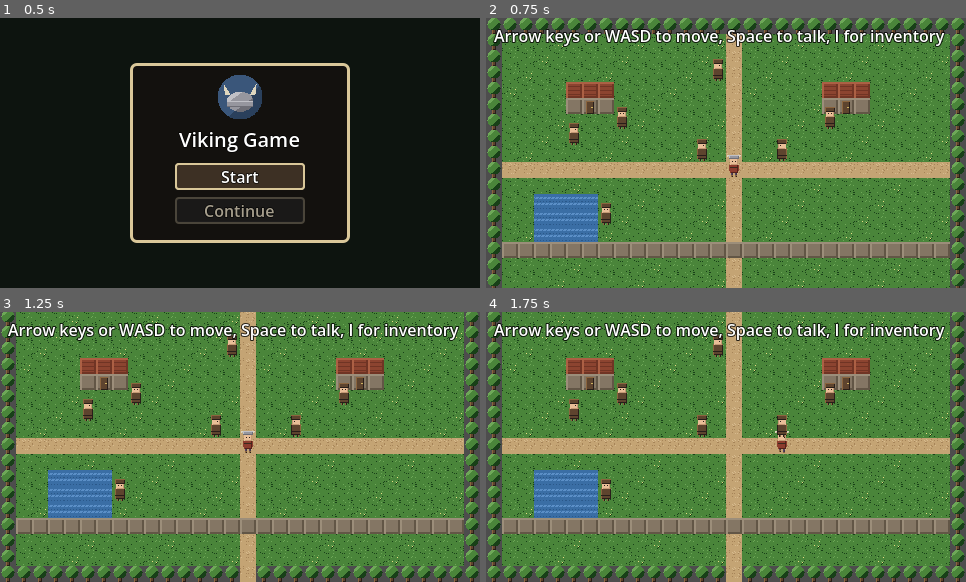
Above: before the commit, frames 1-4 (two rows, left to right).
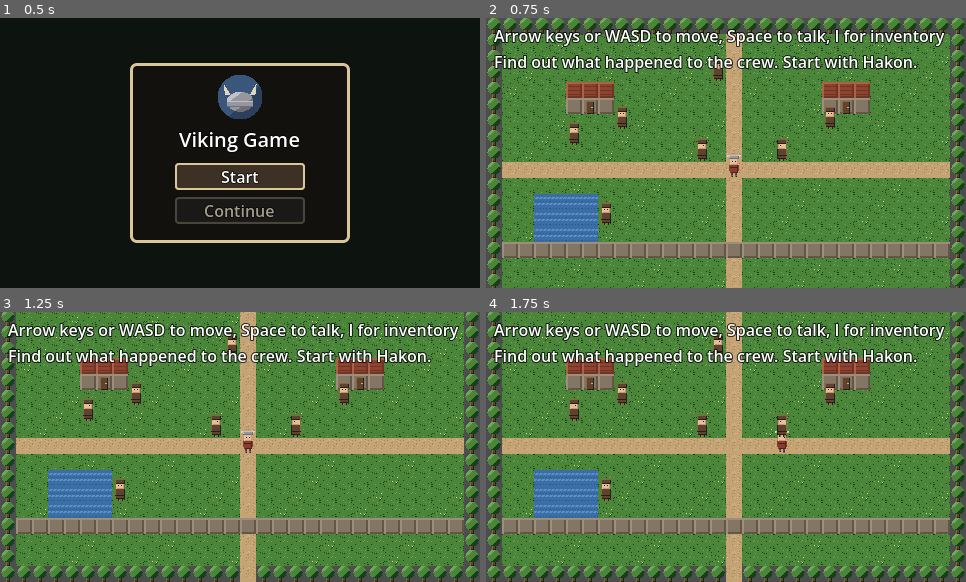
Above: after the commit, the same moments.

Repository: AtlasInMind/viking-game
Game: Godot game, scene res://scenes/title_screen.tscn
The game is run twice, just before and just after one commit, with the same random seed, the same clock (stepped at 60 frames per second) and the same inputs.
Inputs:
- Up to frame 1 (0.5 s): no input
- Up to frame 2 (0.75 s): click "Start" at 0.5 s
- Up to frame 3 (1.25 s): no input
- Up to frame 4 (1.75 s): tap Enter at 1.25 s; hold Right from 1.28 s (still down); hold Enter from 1.28 s (still down); tap Space at 1.52 s

Frame 1 is identical in both runs. In frame 2, 3.0% of the frame differs, in the area x 1-90%, y 13-21%; in frame 3, 3.0%; in frame 4, 3.0%.

Commit message:
Wire the main quest thread end-to-end (issue #21)
Turns issues #17-#20's independently-built systems into one played
experience: talk to Hakon in the village (he points to Gunnar) ->
water_npc now only offers the rusted_key past the #18 gate once you've
met Hakon, giving it a real narrative reason instead of being an
unmotivated freebie -> cross to the ship (#19) -> talk to Gunnar ->
a second instance of the #10 "hold still" challenge-layer encounter
(reused as-is, reframed as a memory fragment) on the deck -> return to
Hakon for Act 1's resolution beat.

New game/scripts/quest_flags.gd (QuestFlags) holds the flag names
main.gd and ship.gd both need - the first flags in this project shared
across more than one scene script. A dynamic trailing line on the
existing controls Hint label gives the player minimal in-fiction
guidance at each stage, computed identically in both scenes.

The placeholder_charm/placeholder_stone items and cairn subplot from
#17/#18 are deliberately left untouched as optional village texture,
not folded into the main thread - see docs/DECISIONS.md for why, and
issue #22 for where that belongs instead.

An independent review found no correctness bugs; applied its two
findings: removed an unused ENCOUNTER_SCENE preload in ship.gd, and
documented (rather than silently leaving implicit) that the ship's
memory encounter is deliberately ungated on having talked to Gunnar
first - purely spatial, matching the existing cairn encounter's own
precedent, since Act 1 is exploratory rather than a fixed order.

Verified end-to-end in a real exported web build: the full sequence
playable start to finish, hint text updates correctly at every stage,
and progress persists correctly across a real page reload mid-quest
(tested right after the ship encounter succeeds, before reporting back).

Co-Authored-By: Claude Sonnet 5 <noreply@anthropic.com>
Claude-Session: https://claude.ai/code/session_014qgPGoKn3nZmKBvgbYEBQp

Diff:
--- a/game/scenes/main.tscn
+++ b/game/scenes/main.tscn
@@ -33,11 +33,12 @@
 [node name="Hint" type="Label" parent="UI"]
 offset_left = 8.0
 offset_top = 6.0
-offset_right = 320.0
-offset_bottom = 26.0
+offset_right = 460.0
+offset_bottom = 46.0
 theme_override_colors/font_color = Color(1, 1, 1, 1)
 theme_override_colors/font_outline_color = Color(0, 0, 0, 0.8)
 theme_override_constants/outline_size = 4
+autowrap_mode = 2
 text = "Arrow keys or WASD to move, Space to talk, I for inventory"
 
 [node name="DialogueBox" type="Panel" parent="UI"]
--- a/game/scenes/ship.tscn
+++ b/game/scenes/ship.tscn
@@ -1,10 +1,11 @@
-[gd_scene load_steps=7 format=3]
+[gd_scene load_steps=8 format=3]
 
 [ext_resource type="Script" path="res://scripts/ship.gd" id="1_ship"]
 [ext_resource type="PackedScene" path="res://scenes/player.tscn" id="2_player"]
 [ext_resource type="Script" path="res://scripts/inventory_ui.gd" id="3_inventory"]
 [ext_resource type="Script" path="res://scripts/dialogue_box.gd" id="4_dialogue"]
 [ext_resource type="AudioStream" path="res://assets/audio/sfx/dialogue_open.wav" id="5_dialogue_open_sfx"]
+[ext_resource type="PackedScene" path="res://scenes/cairn_encounter.tscn" id="6_memory_encounter"]
 
 [sub_resource type="StyleBoxFlat" id="StyleBoxFlat_inventory"]
 bg_color = Color(0.078, 0.067, 0.055, 0.94)
@@ -25,16 +26,19 @@
 
 [node name="Player" parent="." instance=ExtResource("2_player")]
 
+[node name="MemoryEncounter" parent="." instance=ExtResource("6_memory_encounter")]
+
 [node name="UI" type="CanvasLayer" parent="."]
 
 [node name="Hint" type="Label" parent="UI"]
 offset_left = 8.0
 offset_top = 6.0
-offset_right = 320.0
-offset_bottom = 26.0
+offset_right = 460.0
+offset_bottom = 46.0
 theme_override_colors/font_color = Color(1, 1, 1, 1)
 theme_override_colors/font_outline_color = Color(0, 0, 0, 0.8)
 theme_override_constants/outline_size = 4
+autowrap_mode = 2
 text = "Arrow keys or WASD to move, Space to talk, I for inventory"
 
 [node name="DialogueBox" type="Panel" parent="UI"]
--- a/game/scripts/main.gd
+++ b/game/scripts/main.gd
@@ -42,10 +42,6 @@
 ## water NPC's dialogue - a flag changing behavior somewhere else entirely,
 ## not just an NPC remembering its own conversation.
 const FLAG_ASKED_ABOUT_CAIRN := "asked_about_cairn"
-
-## Set the first time the player talks to Hakon (issue #20) - Thora's line
-## reacts to it the same cross-NPC way FLAG_ASKED_ABOUT_CAIRN already does.
-const FLAG_MET_HAKON := "met_hakon"
 
 ## Act 1's cast (issue #20, see docs/WORLD_BIBLE.md "One Man Remains") -
 ## placed where each person's presence actually makes sense, not just
@@ -56,21 +52,28 @@
 ## wide, and issue #10 needs the player able to walk past them to reach
 ## the trigger cell further north), facing east toward it. water_npc
 ## stands beside the pond - both are unnamed village texture predating
-## the story decision and are left as-is.
+## the story decision and are left as-is, except water_npc's dialogue
+## (issue #21), which now also carries the main quest's item/gate step.
+##
+## Line order matters (see QuestFlags/npc.gd) - Hakon's and water_npc's
+## most-progressed condition is listed first so a later quest state isn't
+## shadowed by an earlier one still being checked first.
 const NPC_PLACEMENTS := [
 	{"id": "cairn_npc", "cell": Vector2i(PATH_X - 1, 3), "facing": "side", "lines": [
 		{"flag": "", "text": "The path north leads up toward the old cairn, if the weather holds."},
 	]},
 	{"id": "water_npc", "cell": Vector2i(7, 12), "facing": "down", "lines": [
+		{"flag": QuestFlags.MET_HAKON, "value": true, "text": "The old rockslide still blocks the way to the ship - here, take this, it should lever it aside. Bring back whatever you find."},
 		{"flag": FLAG_ASKED_ABOUT_CAIRN, "value": true, "text": "Asking about the cairn again? Some say lights move up there at night."},
 		{"flag": "", "text": "Careful near the water after dark. My grandmother never let us go near it then."},
 	]},
 	{"id": "hakon", "cell": Vector2i(8, 6), "facing": "down", "lines": [
-		{"flag": FLAG_MET_HAKON, "value": true, "text": "Ask Gunnar about the cargo, if you want to know I'm not imagining things. I can't tell you where we went. I wish I could."},
+		{"flag": QuestFlags.MEMORY_SURFACED, "value": true, "text": "You felt it too, then. That's why none of us wanted to come home and say it plain."},
+		{"flag": QuestFlags.MET_HAKON, "value": true, "text": "Ask Gunnar about the cargo, if you want to know I'm not imagining things. I can't tell you where we went. I wish I could."},
 		{"flag": "", "text": "I keep telling them - we never left the fjord. But my hands don't believe me. Look how the salt's worked into them."},
 	]},
 	{"id": "thora", "cell": Vector2i(5, 7), "facing": "side", "facing_right": true, "lines": [
-		{"flag": FLAG_MET_HAKON, "value": true, "text": "Did he say my Ivar's name? Even once?"},
+		{"flag": QuestFlags.MET_HAKON, "value": true, "text": "Did he say my Ivar's name? Even once?"},
 		{"flag": "", "text": "My boy rowed on that ship. Hakon lived. Go on, ask him something - anything. I can't."},
 	]},
 	{"id": "steinar", "cell": Vector2i(21, 6), "facing": "down", "lines": [
@@ -112,6 +115,7 @@
 @onready var _cairn_encounter: Node2D = $CairnEncounter
 @onready var _dialogue: DialogueBox = $UI/DialogueBox
 @onready var _inventory_ui: InventoryUI = $UI/InventoryUI
+@onready var _hint: Label = $UI/Hint
 
 var _occupied_cells: Dictionary = {}
 var _npcs_by_id: Dictionary = {}
@@ -139,6 +143,8 @@
 	_cairn_encounter.initialize(_player, CAIRN_TRIGGER_CELL, CAIRN_PUSH_BACK_CELL, WorldState.get_flag(FLAG_CAIRN_LIGHT_PASSED))
 	_cairn_encounter.succeeded.connect(_on_cairn_encounter_succeeded)
 	_cairn_encounter.failed.connect(_on_cairn_encounter_failed)
+
+	_update_hint()
 
 
 ## Continue (see title_screen.gd) sets SaveSystem.pending_load before
@@ -188,7 +194,28 @@
 ## the resulting state change survives a reload.
 func _on_flag_changed(_flag: String, _value: Variant) -> void:
 	_refresh_gate_tile()
+	_update_hint()
 	_save_state()
+
+
+## Act 1's minimal "what to do next" (issue #21) - a trailing clause on
+## the existing controls Hint rather than a separate quest-log/journal,
+## which is explicitly out of scope until M4. Checked most-progressed
+## state first, same ordering discipline as the NPC dialogue_lines this
+## mirrors, so an earlier state doesn't shadow a later one.
+func _update_hint() -> void:
+	var objective: String
+	if WorldState.get_flag(QuestFlags.ACT_ONE_RESOLVED):
+		objective = "For now, the rest stays buried with the ship."
+	elif WorldState.get_flag(QuestFlags.MEMORY_SURFACED):
+		objective = "Go back and tell Hakon what you saw."
+	elif WorldState.get_flag(QuestFlags.TALKED_TO_GUNNAR):
+		objective = "Something about the ship doesn't sit right. Look around it."
+	elif WorldState.get_flag(QuestFlags.MET_HAKON):
+		objective = "Find Gunnar and ask about the ship's cargo."
+	else:
+		objective = "Find out what happened to the crew. Start with Hakon."
+	_hint.text = "Arrow keys or WASD to move, Space to talk, I for inventory\n%s" % objective
 
 
 ## GATE (issue #18) can be flag-gated as well as item-gated, so both
@@ -275,8 +302,9 @@
 		if npc == _npcs_by_id.get("cairn_npc"):
 			WorldState.set_flag(FLAG_ASKED_ABOUT_CAIRN, true)
 			# Placeholder items proving issue #17's inventory system
-			# end-to-end, granted via an existing interaction rather than
-			# new world content - not real Act 1 items, see #21.
+			# end-to-end - #21 deliberately left this cairn subplot as
+			# optional village texture rather than folding it into the
+			# main quest thread; see #22 for real secrets/collectibles.
 			Inventory.add_item("placeholder_charm")
 			Inventory.add_item("placeholder_stone")
 			# set_flag() above already triggered one _save_state() via
@@ -285,15 +313,21 @@
 			# rather than only on the player's next step.
 			_save_state()
 		elif npc == _npcs_by_id.get("water_npc"):
-			# Placeholder key proving issue #18's progression gate - not
-			# real Act 1 content, see #21.
-			Inventory.add_item("rusted_key")
-			_save_state()
+			# The rusted key is the main quest's real item/gate step
+			# (issue #21) - only offered once the player has a reason to
+			# want it (they've met Hakon and know the ship matters).
+			# Idempotent either way (Inventory.add_item no-ops if already
+			# held), so re-visiting water_npc afterward is harmless.
+			if WorldState.get_flag(QuestFlags.MET_HAKON):
+				Inventory.add_item("rusted_key")
+				_save_state()
 		elif npc == _npcs_by_id.get("hakon"):
-			# Thora's line reacts to this - _on_flag_changed() already
-			# saves, no extra call needed (unlike the two branches above,
-			# which also write to Inventory after the flag-triggered save).
-			WorldState.set_flag(FLAG_MET_HAKON, true)
+			WorldState.set_flag(QuestFlags.MET_HAKON, true)
+			# Act 1's resolution beat (issue #21): reporting back after
+			# the ship's memory encounter closes the thread. _on_flag_changed()
+			# already saves for both set_flag() calls here, no extra call needed.
+			if WorldState.get_flag(QuestFlags.MEMORY_SURFACED):
+				WorldState.set_flag(QuestFlags.ACT_ONE_RESOLVED, true)
 
 
 ## Toggling the inventory panel is mutually exclusive with dialogue - it
--- /dev/null
+++ b/game/scripts/quest_flags.gd
@@ -0,0 +1,18 @@
+class_name QuestFlags
+
+## Shared WorldState flag-name constants for Act 1's main quest thread
+## (issue #21) - a single source of truth, since both main.gd (village)
+## and ship.gd need to set and check several of these, unlike the
+## earlier M1 flags (FLAG_ASKED_ABOUT_CAIRN, FLAG_CAIRN_LIGHT_PASSED),
+## which only ever needed one script and stayed local consts there.
+##
+## The thread: meet Hakon in the village -> he points to Gunnar; water_npc
+## only offers the way past the gate once you've met Hakon -> the ship;
+## talk to Gunnar about the cargo -> a memory surfaces near the shelter
+## (the ship's own challenge-layer beat) -> report back to Hakon for
+## Act 1's resolution beat.
+
+const MET_HAKON := "met_hakon"
+const TALKED_TO_GUNNAR := "talked_to_gunnar"
+const MEMORY_SURFACED := "memory_surfaced"
+const ACT_ONE_RESOLVED := "act_one_resolved"
--- a/game/scripts/ship.gd
+++ b/game/scripts/ship.gd
@@ -60,10 +60,27 @@
 	]},
 ]
 
+## The ship's own challenge-layer beat (issue #21) - the same "hold
+## still" mechanic issue #10 built (game/scripts/cairn_encounter.gd),
+## reused rather than reinvented (as the MemoryEncounter node instance in
+## ship.tscn, not instantiated here), reframed as a fragment of the
+## crew's own fear surfacing near where they stood. Placed at the deck's
+## far end from Gunnar/the gangplank, clear of SHELTER and the entry path.
+##
+## Deliberately ungated on QuestFlags.TALKED_TO_GUNNAR - purely spatial,
+## same as CAIRN_TRIGGER_CELL in main.gd has no prerequisite either.
+## Reaching it before talking to Gunnar skips the Hint's intermediate
+## nudge but nothing breaks; Act 1 is exploratory, not a hard gate on
+## visiting every beat in a fixed order.
+const MEMORY_TRIGGER_CELL := Vector2i(12, 4)
+const MEMORY_PUSH_BACK_CELL := Vector2i(10, 4)
+
 @onready var _ground: TileMapLayer = $Ground
 @onready var _player: Node2D = $Player
 @onready var _dialogue: DialogueBox = $UI/DialogueBox
 @onready var _inventory_ui: InventoryUI = $UI/InventoryUI
+@onready var _memory_encounter: Node2D = $MemoryEncounter
+@onready var _hint: Label = $UI/Hint
 
 var _occupied_cells: Dictionary = {}
 var _npcs_by_id: Dictionary = {}
@@ -94,6 +111,13 @@
 	var start := _resolve_start_position(SaveSystem.load_game())
 	_player.initialize(_ground, start, TILE_SIZE, SHIP_SIZE, _occupied_cells)
 	_player.moved.connect(_on_player_moved)
+	WorldState.flag_changed.connect(_on_flag_changed)
+
+	_memory_encounter.initialize(_player, MEMORY_TRIGGER_CELL, MEMORY_PUSH_BACK_CELL, WorldState.get_flag(QuestFlags.MEMORY_SURFACED))
+	_memory_encounter.succeeded.connect(_on_memory_encounter_succeeded)
+	_memory_encounter.failed.connect(_on_memory_encounter_failed)
+
+	_update_hint()
 
 
 func _place_npcs() -> void:
@@ -132,6 +156,40 @@
 		_transition_to(VILLAGE_SCENE_PATH, VILLAGE_ENTRY_CELL)
 		return
 	_save_state()
+
+
+func _on_flag_changed(_flag: String, _value: Variant) -> void:
+	_update_hint()
+	_save_state()
+
+
+## Mirrors main.gd's _update_hint() - same objective text and priority
+## order, so the hint reads consistently regardless of which area the
+## player is currently in.
+func _update_hint() -> void:
+	var objective: String
+	if WorldState.get_flag(QuestFlags.ACT_ONE_RESOLVED):
+		objective = "For now, the rest stays buried with the ship."
+	elif WorldState.get_flag(QuestFlags.MEMORY_SURFACED):
+		objective = "Go back and tell Hakon what you saw."
+	elif WorldState.get_flag(QuestFlags.TALKED_TO_GUNNAR):
+		objective = "Something about the ship doesn't sit right. Look around it."
+	elif WorldState.get_flag(QuestFlags.MET_HAKON):
+		objective = "Find Gunnar and ask about the ship's cargo."
+	else:
+		objective = "Find out what happened to the crew. Start with Hakon."
+	_hint.text = "Arrow keys or WASD to move, Space to talk, I for inventory\n%s" % objective
+
+
+func _on_memory_encounter_succeeded() -> void:
+	WorldState.set_flag(QuestFlags.MEMORY_SURFACED, true)
+	_dialogue.open("For a moment you're not sure whose fear that was - yours, or someone else's, still standing on this deck.")
+	_player.set_input_enabled(false)
+
+
+func _on_memory_encounter_failed() -> void:
+	_dialogue.open("You flinch, and whatever it was slips back into the corner of your eye. Best to hold still, if you want to see it through.")
+	_player.set_input_enabled(false)
 
 
 func _save_state() -> void:
@@ -185,6 +243,8 @@
 	if npc and npc.has_method("get_dialogue_text"):
 		_dialogue.open(npc.get_dialogue_text())
 		_player.set_input_enabled(false)
+		if npc == _npcs_by_id.get("gunnar"):
+			WorldState.set_flag(QuestFlags.TALKED_TO_GUNNAR, true)
 
 
 func _process_inventory_toggle() -> void:
Not shown, added: game/scripts/quest_flags.gd.uid
Not shown, changed: docs/DECISIONS.md
